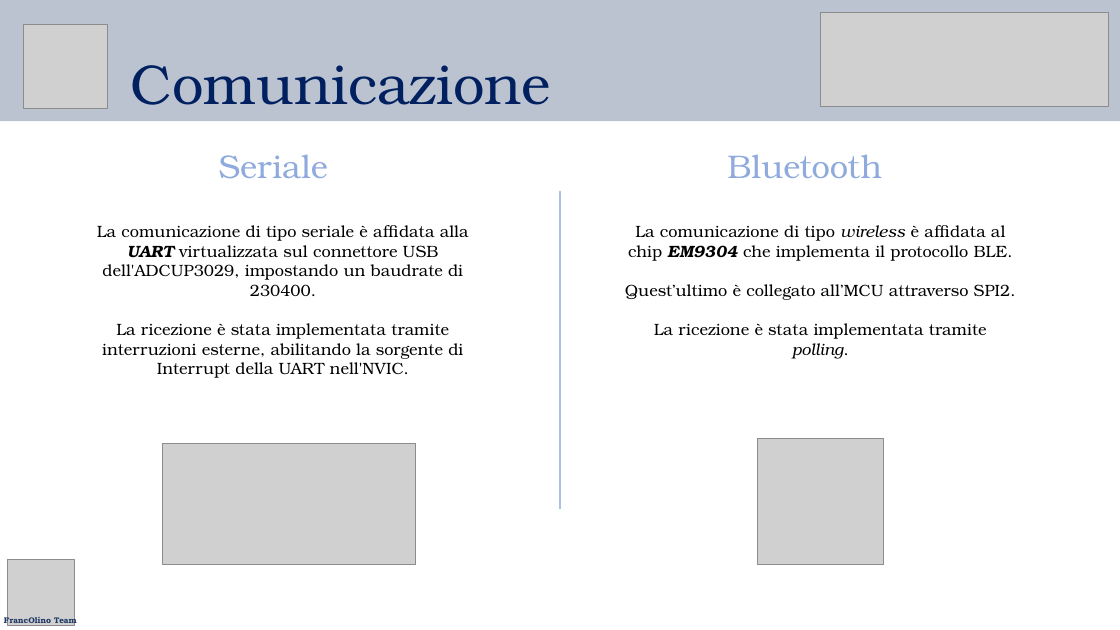
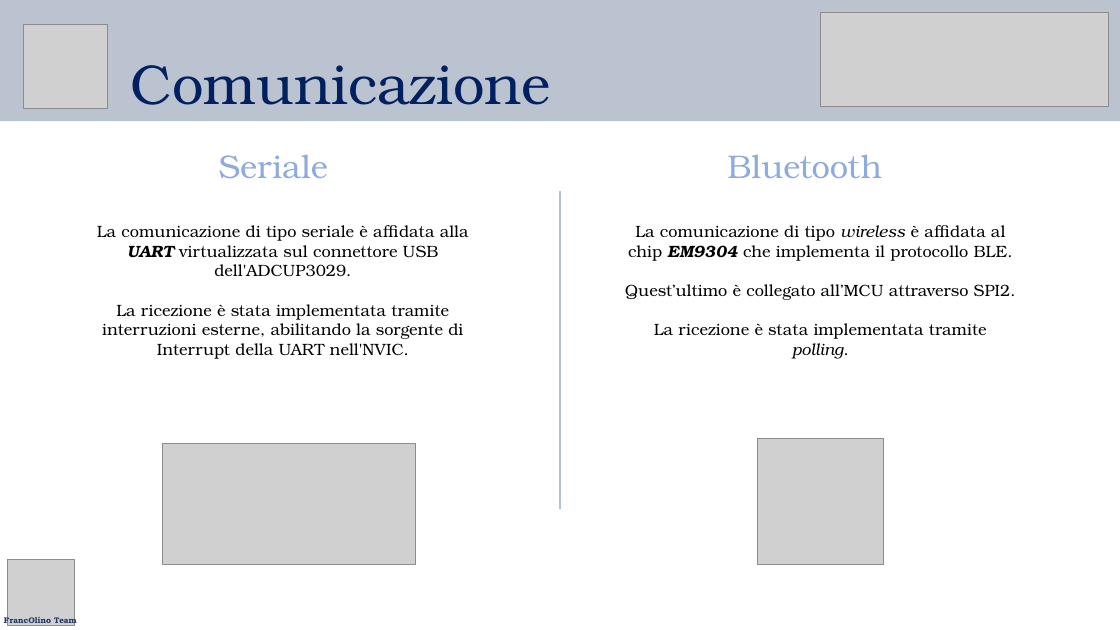
Before and after one commit to g0vann/IMSI_Project, a slide deck: slide 19 of Documentazione/Presentazione_animated.pptx. Drawn at 1120x630 pixels with LibreOffice and Linux fonts; fonts in the diff are those of the drawing; grey boxes stand for pictures. Boxes give left, top, right and bottom in pixels: in the first picture for what was removed or moved away, otherwise in the second. Text is boxed around its words. In the diff, an @@ line names an element or a change of style, - is before the commit and + after.

```diff
--- a/Documentazione/Presentazione_animated.pptx
+++ b/Documentazione/Presentazione_animated.pptx
@@ text at (x1=97, y1=225, x2=469, y2=277): text changed @@
-La comunicazione di tipo seriale è affidata alla UART virtualizzata sul connettore USB dell'ADCUP3029, impostando un baudrate di 230400.
+La comunicazione di tipo seriale è affidata alla UART virtualizzata sul connettore USB dell'ADCUP3029.
```
Also in this commit, not shown: 19 other slides changed, 1 slide added, 5 other files.
